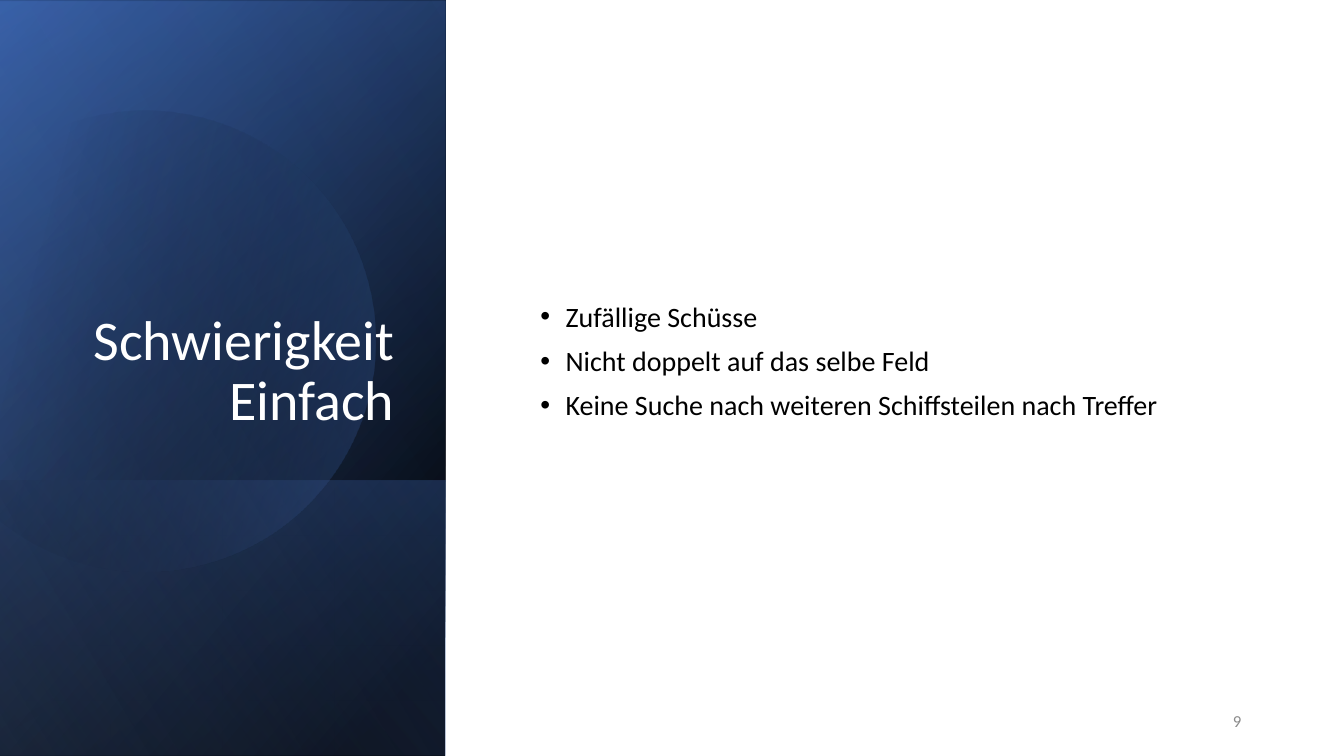
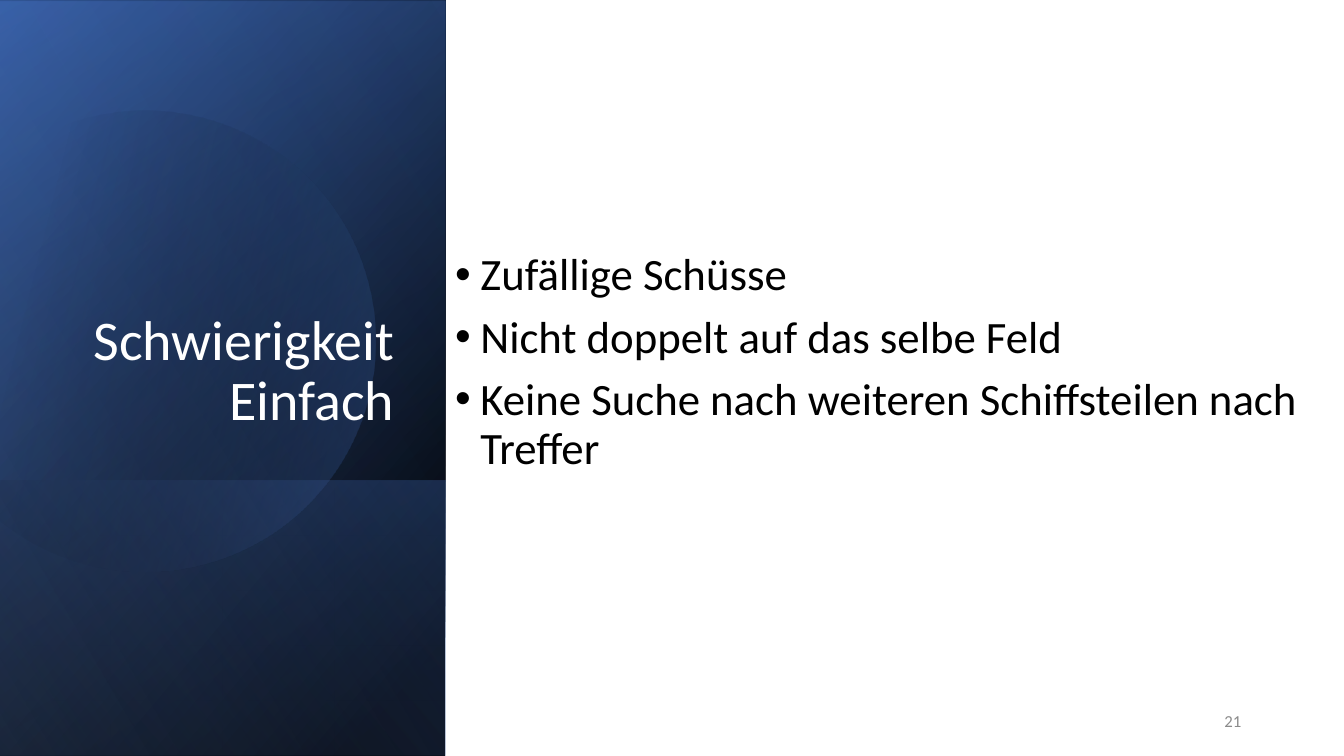
Before and after one commit to ConfusedMess/Schulprojekt, a slide deck: slide 21 of Schiffe versenken.pptx (slide 9 before the commit). Drawn at 1344x756 pixels with LibreOffice and Linux fonts; fonts in the diff are those of the drawing. Boxes give left, top, right and bottom in pixels: in the first picture for what was removed or moved away, otherwise in the second. Text is boxed around its words. In the diff, an @@ line names an element or a change of style, - is before the commit and + after.

```diff
--- a/Schiffe versenken.pptx
+++ b/Schiffe versenken.pptx
@@ text "Zufällige Schüsse": place and size @@
-text "Zufällige Schüsse" at [566,307,1157,416]
+text "Zufällige Schüsse" at [480,259,1296,465]
@@ text "Zufällige Schüsse" at [480,259,1296,465]: size 20 to 32 pt @@
@@ page number at [1224,716,1241,727]: text changed @@
-9
+21
```
Also in this commit, not shown: 12 other slides changed, 12 slides added.
